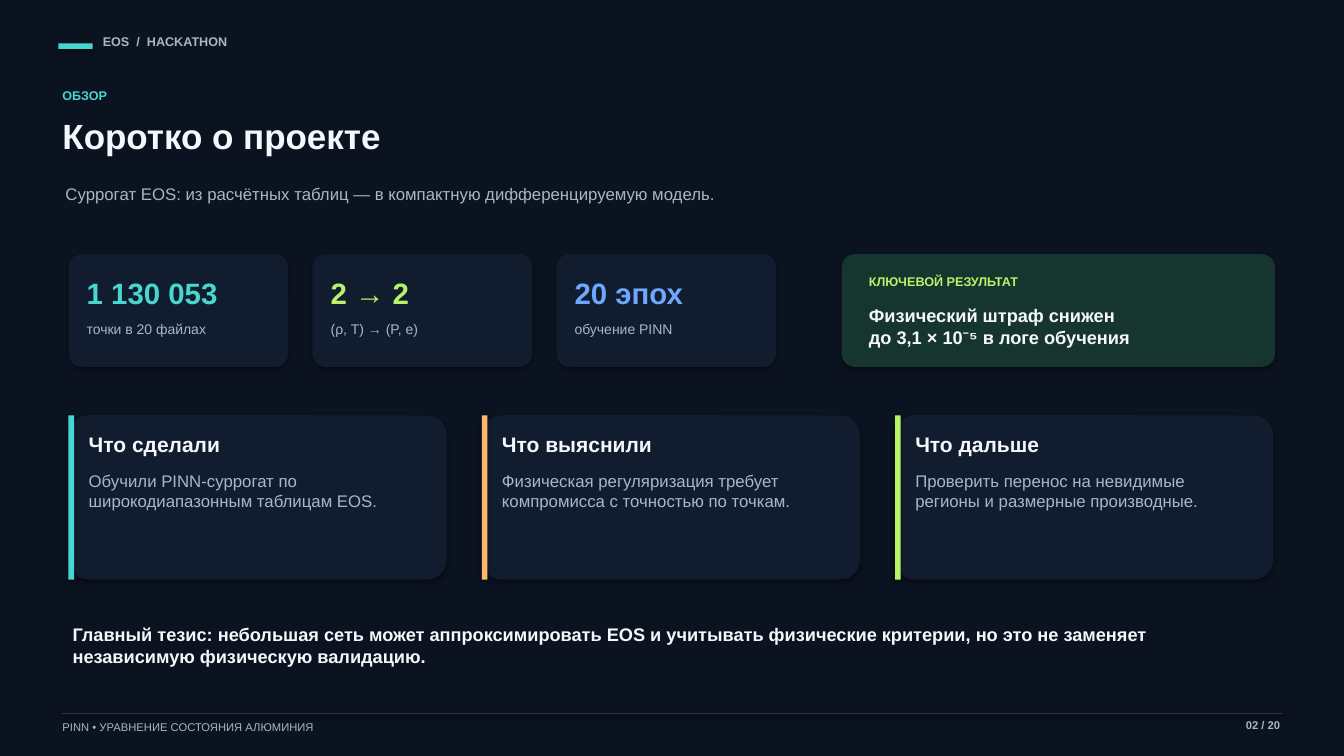
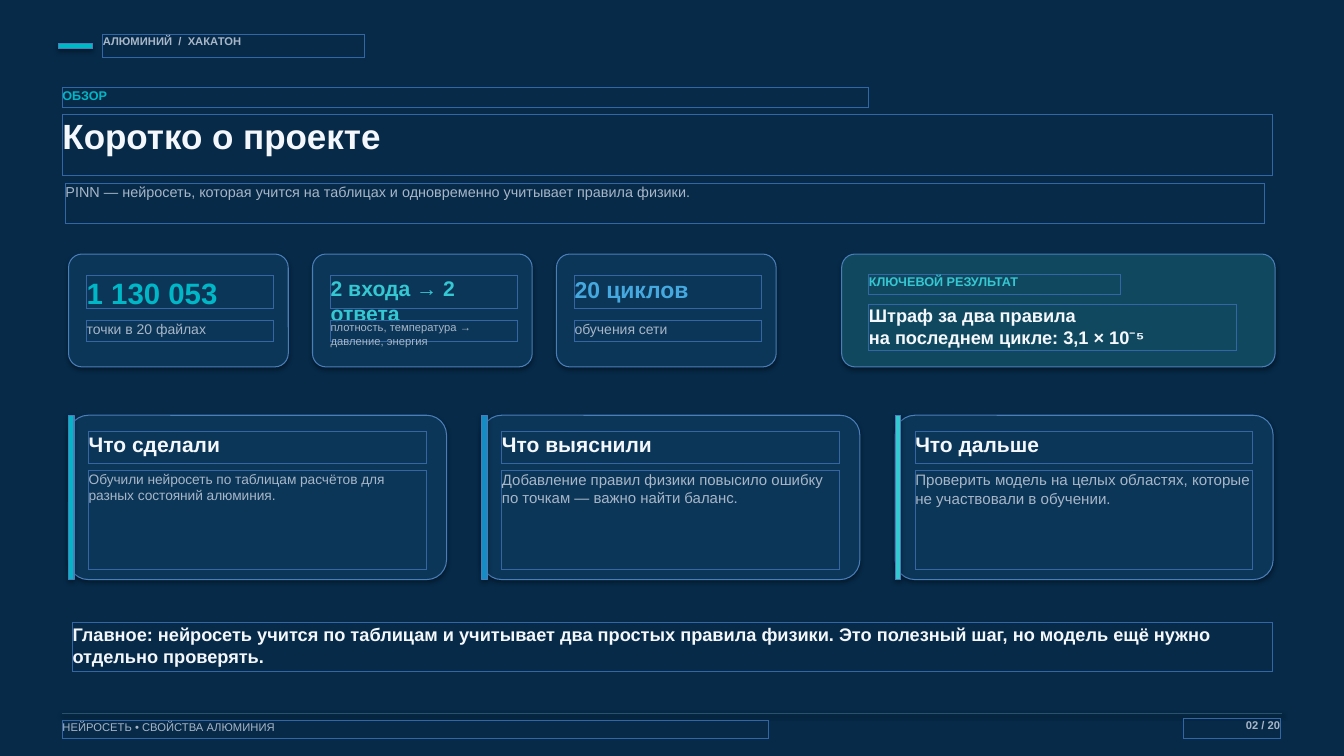
Before and after one commit to AtesiT/testPresentation, a slide deck: slide 2 of Презентация_хакатон_EOS_алюминия.pptx. Drawn at 1344x756 pixels with LibreOffice and Linux fonts; fonts in the diff are those of the drawing. Boxes give left, top, right and bottom in pixels: in the first picture for what was removed or moved away, otherwise in the second. Text is boxed around its words. In the diff, an @@ line names an element or a change of style, - is before the commit and + after.

```diff
--- a/Презентация_хакатон_EOS_алюминия.pptx
+++ b/Презентация_хакатон_EOS_алюминия.pptx
@@ background #0B1220 to #062A48 @@
@@ rectangle at (58, 43, 93, 49): fill #46D7D0 to #00B7C7 @@
@@ text at (103, 36, 241, 45): text changed; size 9 to 8 pt @@
-EOS / HACKATHON
+АЛЮМИНИЙ / ХАКАТОН
@@ text "ОБЗОР" at (62, 90, 107, 103): text colour #46D7D0 to #00B7C7 @@
@@ text at (65, 186, 690, 201): text changed; size 12 to 10.3 pt @@
-Суррогат EOS: из расчётных таблиц — в компактную дифференцируемую модель.
+PINN — нейросеть, которая учится на таблицах и одновременно учитывает правила физики.
@@ rounded rectangle at (842, 254, 1275, 367): fill #17352F to #10495F @@
@@ text "1 130 053" at (87, 283, 217, 309): text colour #46D7D0 to #00B7C7 @@
@@ text at (331, 281, 455, 327): text changed; size 21 to 15.1 pt; text colour #B6F36B to #35C7D2 @@
-2 → 2
+2 входа → 2 ответа
@@ text at (575, 282, 688, 303): text changed; size 21 to 16.3 pt; text colour #6EA8FE to #45A9E0 @@
-20 эпох
+20 циклов
@@ text "КЛЮЧЕВОЙ РЕЗУЛЬТАТ" at (869, 276, 1018, 286): text colour #B6F36B to #35C7D2 @@
@@ text at (331, 325, 457, 347): text changed; size 10 to 8 pt @@
-(ρ, T) → (P, e)
+плотность, температура → давление, энергия
@@ text at (575, 324, 667, 337): text changed @@
-обучение PINN
+обучения сети
@@ text at (869, 308, 1145, 348): text changed @@
-Физический штраф снижен
-до 3,1 × 10⁻⁵ в логе обучения
+Штраф за два правила
+на последнем цикле: 3,1 × 10⁻⁵
@@ rectangle at (69, 415, 75, 580): fill #46D7D0 to #00B7C7 @@
@@ rectangle at (482, 415, 488, 580): fill #FFB86B to #168CC4 @@
@@ fill #111D2E to #0B3658 in 6 elements at (69, 254, 288, 367), (313, 254, 532, 367), (557, 254, 776, 367), (69, 415, 447, 580), (482, 415, 860, 580), (895, 415, 1273, 580) @@
@@ rectangle at (895, 415, 901, 580): fill #B6F36B to #35C7D2 @@
@@ text at (89, 474, 384, 503): text changed; size 12 to 9.7 pt @@
-Обучили PINN-суррогат по широкодиапазонным таблицам EOS.
+Обучили нейросеть по таблицам расчётов для разных состояний алюминия.
@@ text at (502, 474, 822, 503): text changed; size 12 to 10.7 pt @@
-Физическая регуляризация требует компромисса с точностью по точкам.
+Добавление правил физики повысило ошибку по точкам — важно найти баланс.
@@ text at (915, 473, 1250, 507): text changed; size 12 to 10.8 pt @@
-Проверить перенос на невидимые регионы и размерные производные.
+Проверить модель на целых областях, которые не участвовали в обучении.
@@ text at (73, 627, 1210, 667): text changed @@
-Главный тезис: небольшая сеть может аппроксимировать EOS и учитывать физические критерии, но это не заменяет независимую физическую валидацию.
+Главное: нейросеть учится по таблицам и учитывает два простых правила физики. Это полезный шаг, но модель ещё нужно отдельно проверять.
@@ line (63, 714) - (1282, 714): stroke #25354B 0.8 pt to #28516D 0.8 pt @@
@@ text at (62, 723, 275, 734): text changed @@
-PINN • УРАВНЕНИЕ СОСТОЯНИЯ АЛЮМИНИЯ
+НЕЙРОСЕТЬ • СВОЙСТВА АЛЮМИНИЯ
```
Also in this commit, not shown: 19 other slides changed.
